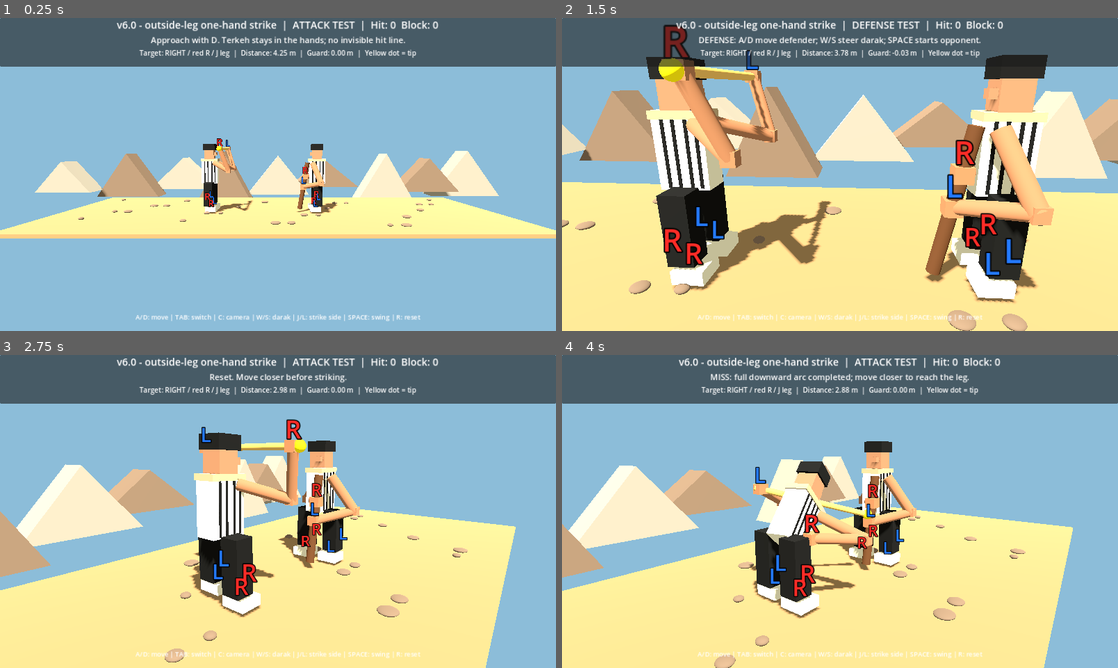
Above: before the commit, frames 1-4 (two rows, left to right).
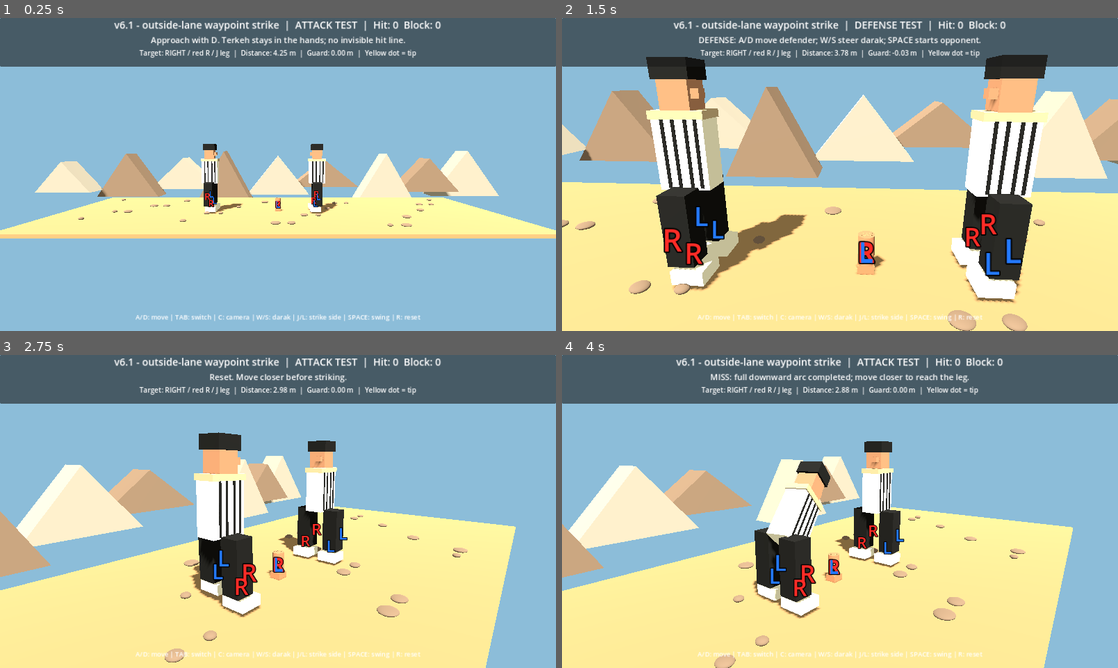
Above: after the commit, the same moments.

Repository: vahidainima-prog/tarke-darak-game
Game: Godot game, scene res://main.tscn
Two runs of this game, one before a commit and one after it. Both use one fixed random seed, a clock stepped at 60 frames per second and the inputs below.
Inputs:
- Up to frame 1 (0.25 s): no input
- Up to frame 2 (1.5 s): tap Enter at 0.5 s; hold D 0.53-1.28 s; tap C at 0.6 s; tap Space at 0.77 s; hold S from 1.28 s (still down); tap Tab at 1.35 s
- Up to frame 3 (2.75 s): tap Space at 1.52 s; release S at 2.03 s; hold D from 2.03 s (still down); tap R at 2.1 s
- Up to frame 4 (4 s): release D at 2.78 s; hold W 2.78-3.53 s; tap J at 2.85 s; tap Space at 3.02, 3.77 s; hold A from 3.53 s (still down); tap L at 3.6 s

The runs differ from the first frame. In frame 1, 1.5% of the frame differs, in the area x 20-80%, y 0-63%; in frame 2, 10%, in the area x 17-89%, y 0-87%; in frame 3, 3.6%; in frame 4, 3.7%.
Error after the commit: Trying to return an array of type "Array" where expected return type is "Array[Vector3]". (res://main.gd:405)

Commit message:
Route attacking tip through outside-lane waypoint instead of crossing defender center; keep rear hand attached

Diff:
--- a/tarke_darak_godot_v2/main.gd
+++ b/tarke_darak_godot_v2/main.gd
@@ -2,7 +2,7 @@
 
 # Godot 4.x — visual mechanics test. Side camera looks along -Z.
 # Feint depth: negative Z is BEHIND the attacker; positive Z is IN FRONT.
-const BUILD_LABEL := "v6.0 - outside-leg one-hand strike"
+const BUILD_LABEL := "v6.1 - outside-lane waypoint strike"
 const DEF_X := 1.55
 const MIN_X := -4.7
 const MAX_X := 0.35
@@ -369,32 +369,40 @@
 	say("Swing: physical terkeh sweeps toward the defender.")
 
 func strike_ends(p: float) -> Array[Vector3]:
-	# Ready: both hands on opposite ends, staff across the forehead.
-	# L key = attacker RIGHT hand (+Z) drives the butt at endpoint B;
-	# the TIP (endpoint A) goes to defender LEFT outside (+Z, camera side).
-	# J key = attacker LEFT hand (-Z) drives endpoint A;
-	# the TIP (endpoint B) goes to defender RIGHT outside (-Z).
+	# Anatomical lanes: L key/right hand -> defender L/camera (+Z).
+	# J key/left hand -> defender R/far side (-Z).
+	# The hand always holds the BUTT; only the opposite TIP hits.
 	var t := clampf(p, 0.0, 1.0)
-	var turn := smoothstep(0.02, 0.86, t)
+	var side := -float(strike_side)
 	var ready_center := Vector3(attack_x + 0.56, 2.48, 0.0)
 	var ready_a := ready_center + Vector3(0.0, 0.0, -STICK_LENGTH * 0.5)
 	var ready_b := ready_center + Vector3(0.0, 0.0, STICK_LENGTH * 0.5)
-	var target_side := -float(strike_side)
-	# Outside of the defender's left/right leg, not through the torso.
-	var target_z := target_side * 0.48
-	var tip_x := minf(defender_x - 0.10, attack_x + 2.32)
-	var final_tip := Vector3(tip_x, 0.43, target_z)
-	# The hand stays behind the tip, on the attacker's side of the gap.
-	var forward := Vector3(1.94, -0.66, target_side * 0.38).normalized()
-	var final_butt := final_tip - forward * STICK_LENGTH
-	var final_a := final_butt if strike_side > 0 else final_tip
-	var final_b := final_tip if strike_side > 0 else final_butt
-	# Interpolate as a rigid stick: no shortening or endpoint swap.
-	var ready_direction := (ready_b - ready_a).normalized()
-	var final_direction := (final_b - final_a).normalized()
-	var center := ((ready_a + ready_b) * 0.5).lerp((final_a + final_b) * 0.5, turn)
-	var direction := ready_direction.lerp(final_direction, turn).normalized()
-	return [center - direction * (STICK_LENGTH * 0.5), center + direction * (STICK_LENGTH * 0.5)]
+	var ready_butt := ready_a if strike_side > 0 else ready_b
+	var ready_tip := ready_b if strike_side > 0 else ready_a
+	# First move the TIP into the outside lane while still near attacker.
+	# This avoids cutting through the middle of the defender on the way down.
+	var waypoint_butt := Vector3(attack_x + 0.24, 1.85, side * 1.18)
+	var waypoint_direction := Vector3(1.42, -0.38, -side * 0.48).normalized()
+	var waypoint_tip := waypoint_butt + waypoint_direction * STICK_LENGTH
+	# Final: rear hand remains on the attacker's side; tip approaches
+	# the OUTSIDE of the labeled leg rather than crossing the belly.
+	var final_tip := Vector3(minf(defender_x - 0.08, attack_x + 2.35), 0.43, side * 0.54)
+	var final_direction := Vector3(1.95, -0.66, -side * 0.23).normalized()
+	var final_butt := final_tip - final_direction * STICK_LENGTH
+	var butt: Vector3
+	var tip: Vector3
+	if t < 0.38:
+		var windup := smoothstep(0.0, 0.38, t)
+		butt = ready_butt.lerp(waypoint_butt, windup)
+		tip = ready_tip.lerp(waypoint_tip, windup)
+	else:
+		var follow_through := smoothstep(0.38, 0.90, t)
+		butt = waypoint_butt.lerp(final_butt, follow_through)
+		tip = waypoint_tip.lerp(final_tip, follow_through)
+	# Rebuild a constant-length staff from the driving-hand end.
+	var axis := (tip - butt).normalized()
+	tip = butt + axis * STICK_LENGTH
+	return [butt, tip] if strike_side > 0 else [tip, butt]
 
 func strike_tip(p: float) -> Vector3:
 	var ends := strike_ends(p)
